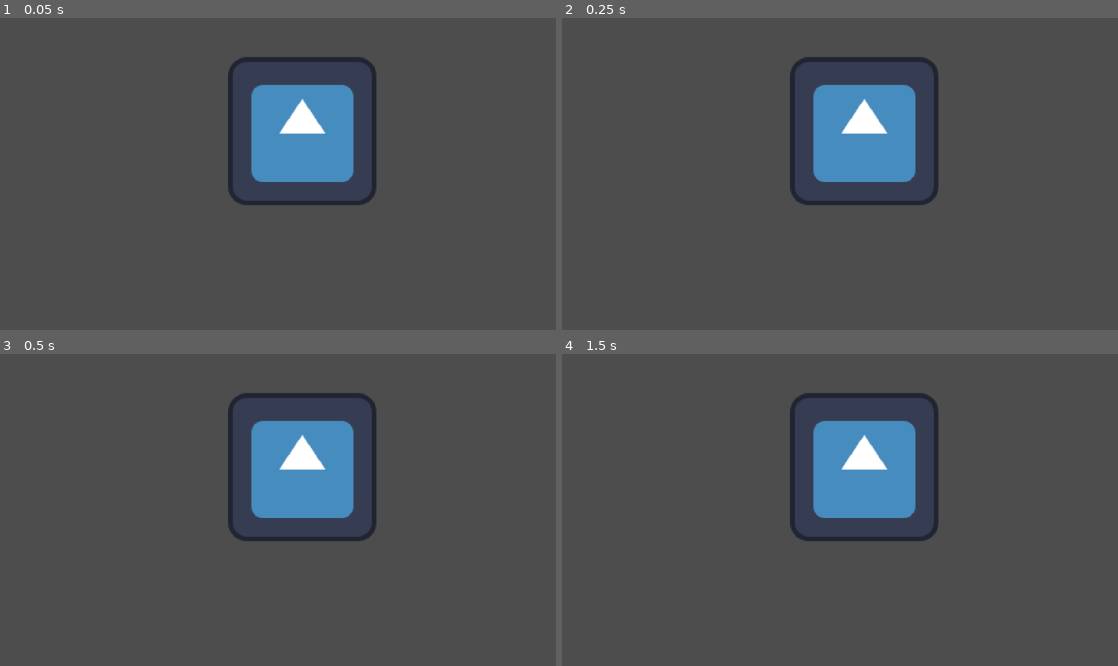
Above: before the commit, frames 1-4 (two rows, left to right).
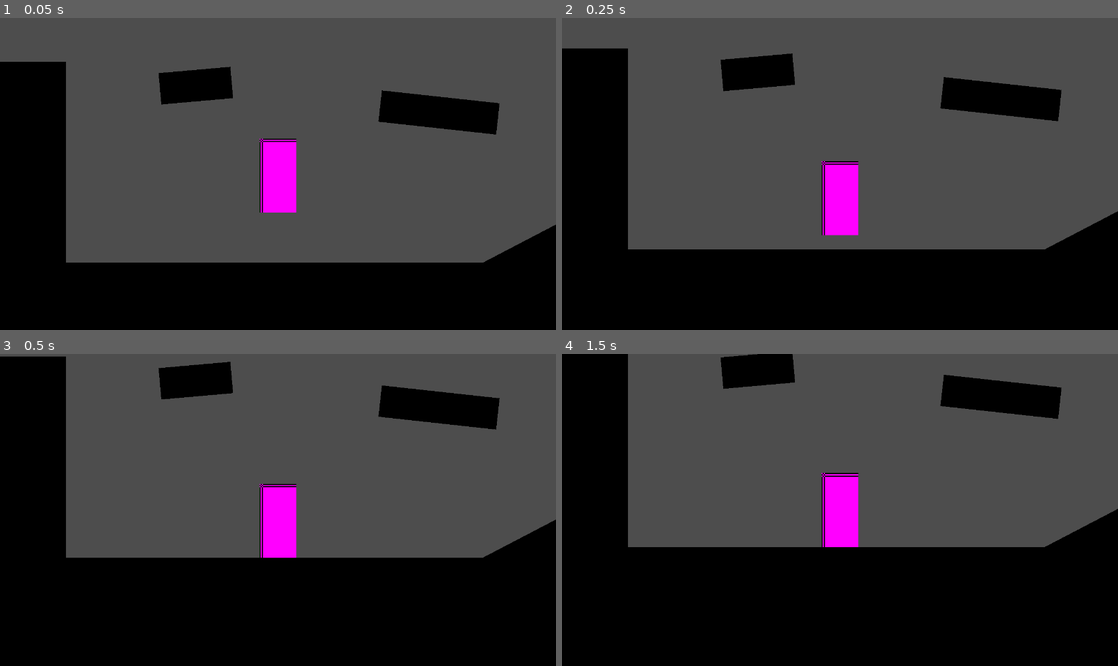
Above: after the commit, the same moments.

Repository: szeora/gauntlet
Game: Godot game, scene res://Sundry/playground.tscn
Two runs of this game, one before a commit and one after it. Both use one fixed random seed, a clock stepped at 60 frames per second and the inputs below. The engine's default icon, where the game draws it, is replaced by a stand-in: a white triangle on a blue panel in a dark square.
Inputs:
- Up to frame 1 (0.05 s): no input
- Up to frame 2 (0.25 s): no input
- Up to frame 3 (0.5 s): no input
- Up to frame 4 (1.5 s): hold D (right) 0.53-1.28 s; hold S (down) from 1.28 s (still down)

The runs differ from the first frame. In frame 1, 41% of the frame differs, in the area x 0-100%, y 12-100%; in frame 2, 46%; in frame 3, 55%; in frame 4, 58%, in the area x 0-100%, y 0-100%.

Commit message:
Added a State Machine

Diff:
--- /dev/null
+++ b/Player/Scripts/player.gd
@@ -0,0 +1,82 @@
+extends CharacterBody2D
+class_name Player
+
+# ==================================================================================================
+# VARIABLES
+# ==================================================================================================
+
+var states: Array[PlayerState]
+var current_state: PlayerState:
+	get: return states.front()
+var previous_state: PlayerState:
+	get: return states[1]
+
+var direction: Vector2 = Vector2.ZERO
+var gravity: float = 980
+
+# ==================================================================================================
+# METHODS
+# ==================================================================================================
+
+func _ready() -> void:
+	initialize_states()
+	pass
+
+func _process(delta: float) -> void:
+	update_direction()
+	change_state(current_state.process(delta))
+	pass
+
+func _physics_process(delta: float) -> void:
+	velocity.y += gravity * delta
+	move_and_slide()
+	change_state(current_state.physics(delta))
+	pass
+
+func _unhandled_input(event: InputEvent) -> void:
+	change_state(current_state.handle_input(event))
+	pass
+
+# ==================================================================================================
+# OPERATIONS
+# ==================================================================================================
+
+func initialize_states() -> void:
+	states = []
+
+	for c in $Machine.get_children():
+		if c is PlayerState:
+			states.append(c)
+			c.player = self
+		pass
+
+	if states.size() == 0:
+		return
+
+	for state in states:
+		state.init()
+		pass
+
+	change_state(current_state)
+	current_state.enter()
+	pass
+
+func change_state(new_state: PlayerState) -> void:
+	if new_state == null:
+		return
+	elif new_state == current_state:
+		return
+
+	if current_state:
+		current_state.exit()
+		pass
+
+	states.push_front(new_state)
+	current_state.enter()
+	states.resize(3)
+	pass
+
+func update_direction() -> void:
+	var previous_direction: Vector2 = direction
+	direction = Input.get_vector("left", "right", "up", "down")
+	pass
--- /dev/null
+++ b/Player/States/player_state.gd
@@ -0,0 +1,32 @@
+@icon("res://Player/States/state_icon.svg")
+extends Node
+class_name PlayerState
+
+# ==================================================================================================
+# VARIABLES
+# ==================================================================================================
+
+var player: Player
+var next_state: PlayerState
+
+# ==================================================================================================
+# METHODS
+# ==================================================================================================
+
+func init() -> void:
+	pass
+
+func enter() -> void:
+	pass
+
+func exit() -> void:
+	pass
+
+func process(_delta: float) -> PlayerState:
+	return next_state
+
+func physics(_delta: float) -> PlayerState:
+	return next_state
+
+func handle_input(_event: InputEvent) -> PlayerState:
+	return next_state
--- /dev/null
+++ b/Player/States/player_state_idle.gd
@@ -0,0 +1,30 @@
+extends PlayerState
+class_name PlayerStateIdle
+
+# ==================================================================================================
+# VARIABLES
+# ==================================================================================================
+
+
+
+# ==================================================================================================
+# METHODS
+# ==================================================================================================
+
+func init() -> void:
+	pass
+
+func enter() -> void:
+	pass
+
+func exit() -> void:
+	pass
+
+func process(_delta: float) -> PlayerState:
+	return next_state
+
+func physics(_delta: float) -> PlayerState:
+	return next_state
+
+func handle_input(_event: InputEvent) -> PlayerState:
+	return next_state
--- /dev/null
+++ b/Player/States/player_state_run.gd
@@ -0,0 +1,30 @@
+extends PlayerState
+class_name PlayerStateRun
+
+# ==================================================================================================
+# VARIABLES
+# ==================================================================================================
+
+
+
+# ==================================================================================================
+# METHODS
+# ==================================================================================================
+
+func init() -> void:
+	pass
+
+func enter() -> void:
+	pass
+
+func exit() -> void:
+	pass
+
+func process(_delta: float) -> PlayerState:
+	return next_state
+
+func physics(_delta: float) -> PlayerState:
+	return next_state
+
+func handle_input(_event: InputEvent) -> PlayerState:
+	return next_state
--- /dev/null
+++ b/Player/States/state_icon.svg
@@ -0,0 +1 @@
+<svg version="1.1" xmlns="http://www.w3.org/2000/svg" xmlns:xlink="http://www.w3.org/1999/xlink" width="42.04825" height="40.2" viewBox="0,0,42.04825,40.2"><g transform="translate(-218.96759,-158.9)"><g data-paper-data="{&quot;isPaintingLayer&quot;:true}" fill="#f5b700" fill-rule="nonzero" stroke="none" stroke-width="1" stroke-linecap="butt" stroke-linejoin="miter" stroke-miterlimit="10" stroke-dasharray="" stroke-dashoffset="0" style="mix-blend-mode: normal"><path d="M260.2,176.7l-8.2,8l1.8,11.3c0.2,1 -0.2,2 -1,2.6c-0.4,0.3 -1,0.5 -1.5,0.5c-0.4,0 -0.8,-0.1 -1.2,-0.3l-10.1,-5.3l-10.2,5.3c-0.4,0.2 -0.8,0.3 -1.2,0.3c-0.5,0 -1,-0.2 -1.5,-0.5c-0.8,-0.6 -1.2,-1.6 -1,-2.6l1.9,-11.2l-8.2,-8c-0.8,-0.7 -1,-1.7 -0.7,-2.7c0.3,-1 1.1,-1.7 2.1,-1.8l11.3,-1.6l5.1,-10.3c0.5,-0.9 1.4,-1.5 2.4,-1.5c1,0 2,0.6 2.4,1.5l5.1,10.3l11.3,1.6c1,0.2 1.8,0.8 2.1,1.8c0.3,0.9 0,2 -0.7,2.6z"/></g></g></svg>
--- /dev/null
+++ b/Player/player.tscn
@@ -0,0 +1,35 @@
+[gd_scene load_steps=6 format=3 uid="uid://ven4leg3j6lo"]
+
+[ext_resource type="Script" uid="uid://duelut2l3awmt" path="res://Player/Scripts/player.gd" id="1_l8h54"]
+[ext_resource type="Script" uid="uid://b7vpri3txwab1" path="res://Player/States/player_state_idle.gd" id="2_btcbx"]
+[ext_resource type="Script" uid="uid://dyr7e45n7uwqb" path="res://Player/States/player_state_run.gd" id="3_gwnis"]
+
+[sub_resource type="PlaceholderTexture2D" id="PlaceholderTexture2D_hvfyp"]
+size = Vector2(32, 64)
+
+[sub_resource type="RectangleShape2D" id="RectangleShape2D_hvfyp"]
+size = Vector2(32, 64)
+
+[node name="Player" type="CharacterBody2D"]
+script = ExtResource("1_l8h54")
+
+[node name="Body" type="Sprite2D" parent="."]
+position = Vector2(0, -32)
+texture = SubResource("PlaceholderTexture2D_hvfyp")
+
+[node name="Collision" type="CollisionShape2D" parent="."]
+position = Vector2(0, -32)
+shape = SubResource("RectangleShape2D_hvfyp")
+debug_color = Color(0, 0.49019608, 1, 0.09803922)
+
+[node name="Camera" type="Camera2D" parent="."]
+position = Vector2(0, -32)
+position_smoothing_enabled = true
+
+[node name="Machine" type="Node" parent="."]
+
+[node name="Idle" type="Node" parent="Machine"]
+script = ExtResource("2_btcbx")
+
+[node name="Run" type="Node" parent="Machine"]
+script = ExtResource("3_gwnis")
--- a/Sundry/playground.tscn
+++ b/Sundry/playground.tscn
@@ -1,9 +1,105 @@
-[gd_scene load_steps=2 format=3 uid="uid://b10ksu4v8k3rs"]
+[gd_scene load_steps=5 format=3 uid="uid://b10ksu4v8k3rs"]
 
-[ext_resource type="Texture2D" uid="uid://bv017ax4tw4fq" path="res://Sundry/icon.svg" id="1_b4h43"]
+[ext_resource type="PackedScene" uid="uid://ven4leg3j6lo" path="res://Player/player.tscn" id="1_b4h43"]
+
+[sub_resource type="Gradient" id="Gradient_f32kx"]
+colors = PackedColorArray(0, 0, 0, 1, 0, 0, 0, 1)
+
+[sub_resource type="GradientTexture2D" id="GradientTexture2D_b4h43"]
+gradient = SubResource("Gradient_f32kx")
+width = 32
+height = 32
+
+[sub_resource type="RectangleShape2D" id="RectangleShape2D_u0kih"]
+size = Vector2(32, 32)
 
 [node name="Playground" type="Node2D"]
 
-[node name="Icon" type="Sprite2D" parent="."]
-position = Vector2(261, 98)
-texture = ExtResource("1_b4h43")
+[node name="Environment" type="Node2D" parent="."]
+
+[node name="Ground" type="Sprite2D" parent="Environment"]
+position = Vector2(173.00002, 326)
+scale = Vector2(33.5625, 5.125)
+texture = SubResource("GradientTexture2D_b4h43")
+
+[node name="StaticBody2D" type="StaticBody2D" parent="Environment/Ground"]
+
+[node name="CollisionShape2D" type="CollisionShape2D" parent="Environment/Ground/StaticBody2D"]
+shape = SubResource("RectangleShape2D_u0kih")
+
+[node name="Ground2" type="Sprite2D" parent="Environment"]
+position = Vector2(20.000002, 167.00005)
+scale = Vector2(2.1718752, 6.0625)
+texture = SubResource("GradientTexture2D_b4h43")
+
+[node name="StaticBody2D" type="StaticBody2D" parent="Environment/Ground2"]
+
+[node name="CollisionShape2D" type="CollisionShape2D" parent="Environment/Ground2/StaticBody2D"]
+shape = SubResource("RectangleShape2D_u0kih")
+
+[node name="Ground3" type="Sprite2D" parent="Environment"]
+position = Vector2(628.3273, 295.10712)
+rotation = -0.48188058
+scale = Vector2(12.367188, 9.01663)
+texture = SubResource("GradientTexture2D_b4h43")
+
+[node name="StaticBody2D" type="StaticBody2D" parent="Environment/Ground3"]
+
+[node name="CollisionShape2D" type="CollisionShape2D" parent="Environment/Ground3/StaticBody2D"]
+shape = SubResource("RectangleShape2D_u0kih")
+
+[node name="Ground4" type="Sprite2D" parent="Environment"]
+position = Vector2(377, 114)
+rotation = 0.10893956
+scale = Vector2(3.1944323, 0.8507205)
+texture = SubResource("GradientTexture2D_b4h43")
+
+[node name="StaticBody2D" type="StaticBody2D" parent="Environment/Ground4"]
+
+[node name="CollisionShape2D" type="CollisionShape2D" parent="Environment/Ground4/StaticBody2D"]
+shape = SubResource("RectangleShape2D_u0kih")
+
+[node name="Ground5" type="Sprite2D" parent="Environment"]
+position = Vector2(167.064, 90.76019)
+rotation = -0.088064015
+scale = Vector2(1.9435866, 0.8507205)
+texture = SubResource("GradientTexture2D_b4h43")
+
+[node name="StaticBody2D" type="StaticBody2D" parent="Environment/Ground5"]
+
+[node name="CollisionShape2D" type="CollisionShape2D" parent="Environment/Ground5/StaticBody2D"]
+shape = SubResource("RectangleShape2D_u0kih")
+
+[node name="Ground6" type="Sprite2D" parent="Environment"]
+position = Vector2(-332, 79)
+scale = Vector2(1.9435866, 11.144108)
+texture = SubResource("GradientTexture2D_b4h43")
+
+[node name="StaticBody2D" type="StaticBody2D" parent="Environment/Ground6"]
+
+[node name="CollisionShape2D" type="CollisionShape2D" parent="Environment/Ground6/StaticBody2D"]
+shape = SubResource("RectangleShape2D_u0kih")
+
+[node name="Ground7" type="Sprite2D" parent="Environment"]
+position = Vector2(160.22562, -115.000015)
+scale = Vector2(32.735893, 2.4470537)
+texture = SubResource("GradientTexture2D_b4h43")
+
+[node name="StaticBody2D" type="StaticBody2D" parent="Environment/Ground7"]
+
+[node name="CollisionShape2D" type="CollisionShape2D" parent="Environment/Ground7/StaticBody2D"]
+shape = SubResource("RectangleShape2D_u0kih")
+
+[node name="Ground8" type="Sprite2D" parent="Environment"]
+position = Vector2(738.09314, 102.920944)
+rotation = -0.4588286
+scale = Vector2(2.7116978, 16.434399)
+texture = SubResource("GradientTexture2D_b4h43")
+
+[node name="StaticBody2D" type="StaticBody2D" parent="Environment/Ground8"]
+
+[node name="CollisionShape2D" type="CollisionShape2D" parent="Environment/Ground8/StaticBody2D"]
+shape = SubResource("RectangleShape2D_u0kih")
+
+[node name="Player" parent="." instance=ExtResource("1_b4h43")]
+position = Vector2(238, 199)
Not shown, added: Player/Scripts/player.gd.uid
Not shown, added: Player/States/player_state.gd.uid
Not shown, added: Player/States/player_state_idle.gd.uid
Not shown, added: Player/States/player_state_run.gd.uid
Not shown, added: Player/States/state_icon.svg.import
